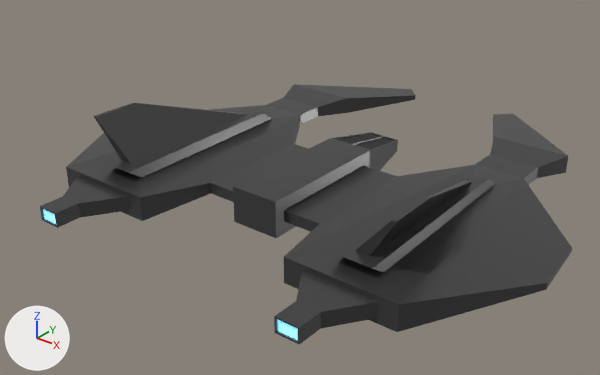
The glTF model src/assets/radical_spaceship_2.glb as it was, and as the next commit left it.
Rendered twice from a 50 mm camera at (17.8, -22.5, 13.8) aimed at (0.2, -0.5, 0.1). Every picture has the same lights, and +X, +Y and +Z are marked at lower left. Vertices at the same position are counted once.

In view in the first picture: 'body', 'thrust', 'windows'.
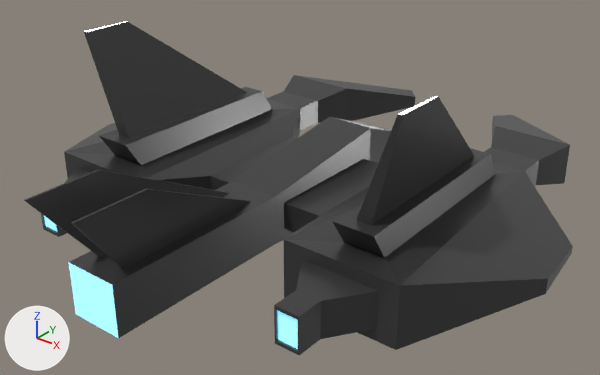
Diff of the bpy script that builds the scene:
```diff
--- a/src/assets/radical_spaceship_2.glb.py
+++ b/src/assets/radical_spaceship_2.glb.py
@@ mat_windows @@
 mat_windows.base_color = (0.0, 0.0, 0.0)  # black #000000
+mat_windows.emission_strength = 4.0
@@ me_cube @@
 # used by ob_body; location = (0.0, 0.0, 0.0); rotation_euler = (0.0, -3.142, -1.57), in degrees (0, -180, -90); scale = (-4.59, -1.0, -1.0)
 # verts and faces of me_cube; kept vertices keep their numbers, new ones are numbered from 170
 # before: 52 (0.5, 6.7, 2.5) at pixel (135, 102), 53 (0.9, 6.6, 2.5) at pixel (96, 116), 54 (0.5, 6.7, 2.5) at pixel (133, 102), 55 (0.9, 6.8, 2.5) at pixel (93, 115)
 # before: 134 (0.5, -6.7, 2.5) at pixel (428, 197), 135 (0.9, -6.6, 2.5) at pixel (392, 220), 136 (0.5, -6.7, 2.5) at pixel (430, 197), 137 (0.9, -6.8, 2.5) at pixel (396, 221)
-me_cube.from_pydata(...)  # 170 vertices, 328 faces; spans x -2.6..1.7, y -10.2..10.2, z -0.7..2.5
+me_cube.from_pydata(...)  # 192 vertices, 364 faces; spans x -2.6..2.4, y -10.2..10.2, z -0.7..2.5
+# me_cube part 1
+# 1 vertex is removed from x 0.6, y 0.0, z 0.7
+# 6 faces are deleted
+# 3 vertices in x 0.6, y -1.0..1.0, z -0.7 move by (0.0, 0.0, 0.3)
+# 2 vertices move from x 0.6, y -1.0..1.0, z 0.7 to x 0.6, y -1.0..1.0, z 0.4
+# 18 vertices are added at x 0.6..2.4, y -1.0..1.1, z 0.4..1.5
+# 5 new vertices lie (1.6, 0.0, 0.0) away from vertices in x 0.6, y -1.0..1.0, z -0.7..0.7
+# 46 new faces join them
+# me_cube part 2
+delete_faces([(52, 53, 55), (52, 55, 54)])
+# me_cube part 3
+delete_faces([(134, 136, 137), (134, 137, 135)])
 me_cube.materials.append(mat_body)
@@ me_cube_004 @@
+me_cube_004.from_pydata([(2.2, 1.0, 0.4), (2.2, 1.0, -0.4), (2.2, 0.0, -0.4), (2.2, 0.0, 0.4), (2.2, -1.0, 0.4), (2.2, -1.0, -0.4)], [], [(2, 1, 0), (3, 4, 5), (2, 0, 3), (3, 5, 2)])
+me_cube_004.materials.append(mat_thrust)  # white #e7e7e7
@@ me_cube_001 @@
+me_cube_001.from_pydata([(0.51, 6.65, 2.47), (0.94, 6.61, 2.47), (0.51, 6.73, 2.47), (0.94, 6.77, 2.47), (0.51, -6.65, 2.47), (0.94, -6.61, 2.47), (0.51, -6.73, 2.47), (0.94, -6.77, 2.47)], [], [(0, 1, 3), (0, 3, 2), (4, 6, 7), (4, 7, 5)])
+me_cube_001.materials.append(mat_windows)  # black #000000
@@ ob_body @@
 ob_body.rotation_euler = (0.0, -3.142, -1.57)  # degrees (0, -180, -90)
-ob_body.scale = (-4.59, -1.0, -1.0)
+ob_body.scale = (-4.59, -1.0, -2.31)
@@ ob_thrust @@
 ob_thrust.rotation_euler = (0.0, -3.142, -1.57)  # degrees (0, -180, -90)
-ob_thrust.scale = (-4.59, -1.0, -1.0)
+ob_thrust.scale = (-4.59, -1.0, -2.31)
@@ ob_mainthrust @@
+ob_mainthrust = bpy.data.objects.new('mainThrust', me_cube_004)
+ob_mainthrust.location = (0.0, 0.0, 0.0)
+ob_mainthrust.rotation_euler = (0.0, -3.142, -1.57)  # degrees (0, -180, -90)
+ob_mainthrust.scale = (-4.59, -1.0, -2.31)
@@ ob_lights @@
+ob_lights = bpy.data.objects.new('lights', me_cube_001)
+ob_lights.location = (0.0, 0.0, 0.0)
+ob_lights.rotation_euler = (0.0, -3.142, -1.57)  # degrees (0, -180, -90)
+ob_lights.scale = (-4.59, -1.0, -2.31)
```

Changed parts and their boxes (x1, y1, x2, y2) in the pictures (600 x 375 px):
'body', reshaped, rescaled (28% taller)
    before: (40, 84, 572, 344)
    after: (24, 22, 573, 355)
'mainThrust', added
    after: (68, 262, 118, 338)
'thrust', rescaled
    before: (43, 209, 298, 340)
    after: (44, 216, 298, 349)
'windows', surface changed
    both: (336, 134, 395, 150)
'lights', added
    after: (84, 21, 438, 115)
part 1 of me_cube, built on
    before: (233, 138, 370, 238)
    after: (24, 117, 370, 338)
part 2 of me_cube, deleted
    before: (95, 103, 133, 117)
part 3 of me_cube, deleted
    before: (393, 197, 430, 222)
